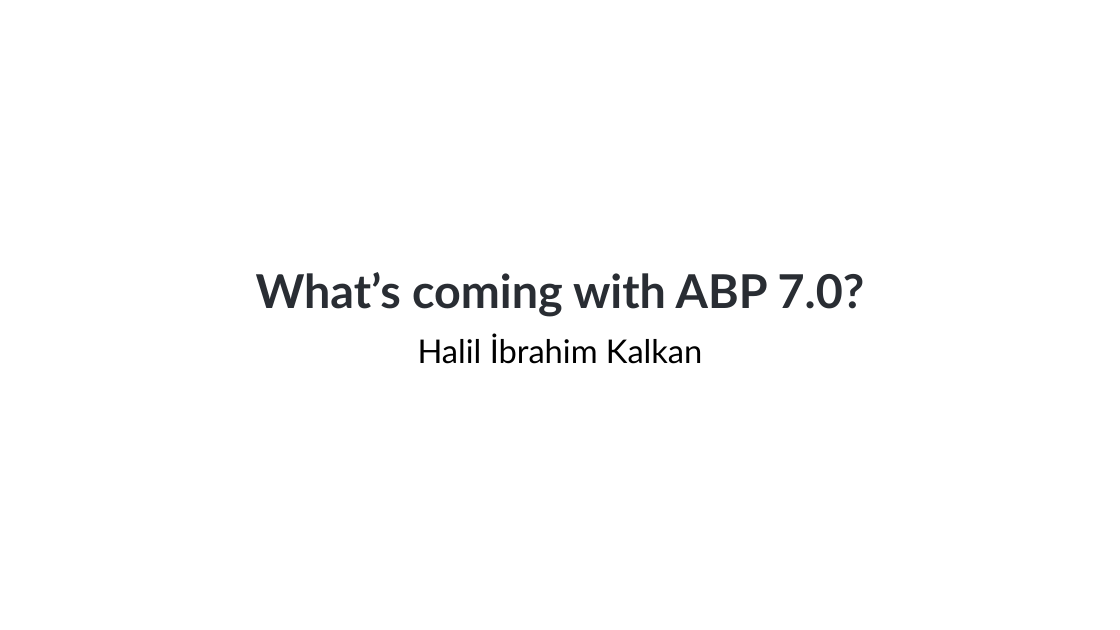
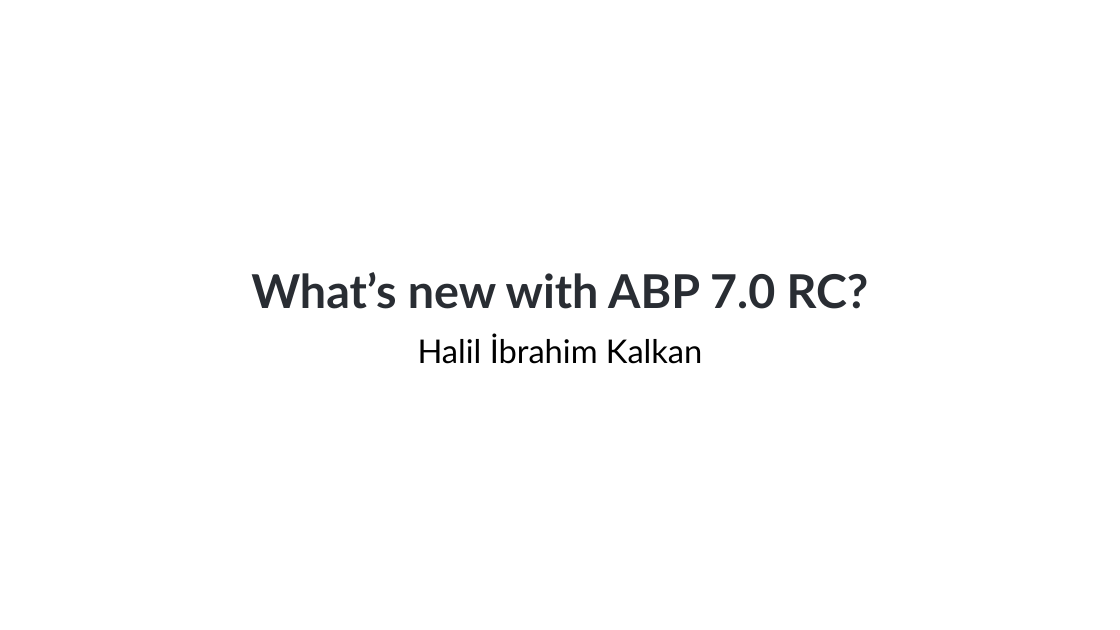
Before and after one commit to hikalkan/presentations, a slide deck: slide 1 of 2022-11-24 ABP Community Talks 2022.9/ABP-7-News.pptx. Drawn at 1120x630 pixels with LibreOffice and Linux fonts; fonts in the diff are those of the drawing; background and template pictures are left out. Boxes give left, top, right and bottom in pixels: in the first picture for what was removed or moved away, otherwise in the second. Text is boxed around its words. In the diff, an @@ line names an element or a change of style, - is before the commit and + after.

```diff
--- a/2022-11-24 ABP Community Talks 2022.9/ABP-7-News.pptx
+++ b/2022-11-24 ABP Community Talks 2022.9/ABP-7-News.pptx
@@ title at <box>251,272,869,309</box>: text changed @@
-What’s coming with ABP 7.0?
+What’s new with ABP 7.0 RC?
```
Also in this commit, not shown: 3 other slides changed, 1 slide added.
